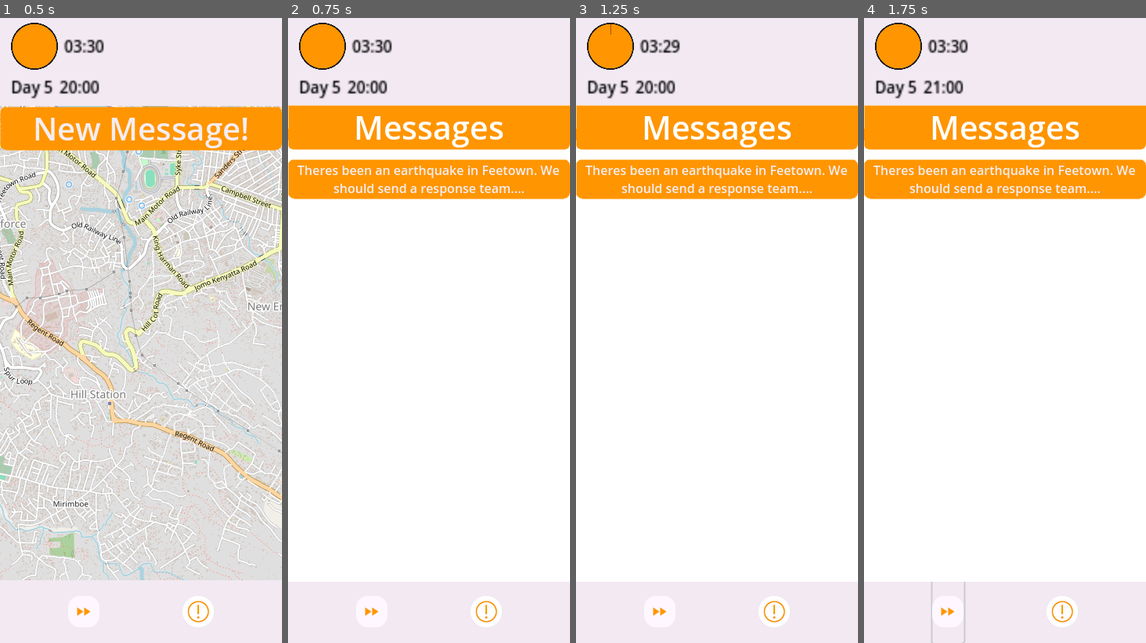
Above: before the commit, frames 1-4 (left to right).
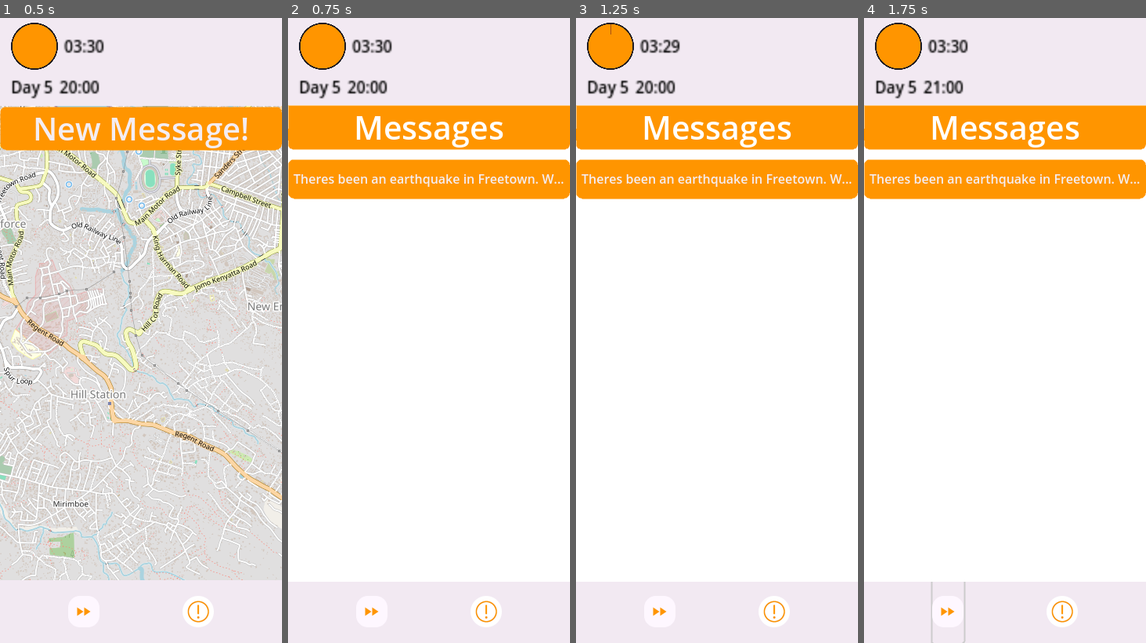
Above: after the commit, the same moments.

Repository: carabowes/Luscinia
Game: Godot game, scene res://main.tscn
Same seed, same stepped clock (60 frames per second), same inputs: the game is played once before the commit and once after it.
Inputs (mouse positions are in pixels of both pictures, inside the frame that each line leads up to):
- Up to frame 1 (0.5 s): no input
- Up to frame 2 (0.75 s): click "New Message!" at 0.5 s
- Up to frame 3 (1.25 s): no input
- Up to frame 4 (1.75 s): click (948, 611) at 1.25 s

Frame 1 is identical in both runs. In frame 2, 1.7% of the frame differs, in the area x 1-98%, y 23-29%; in frame 3, 1.7%; in frame 4, 1.7%.

Commit message:
Fixed message list bug
- Fixed bug where message list is not cutting the string correctly

Diff:
--- a/luscinia/Scripts/task_message/message_list.gd
+++ b/luscinia/Scripts/task_message/message_list.gd
@@ -14,6 +14,6 @@
 
 func add_text_from_task_data():
 	var text = message_manager.message_data[message_amt].message
-	text = text.erase(30)
+	text = text.erase(40,1000)
 	text = text + "..."
 	return text
Not shown, changed: luscinia/export_presets.cfg
